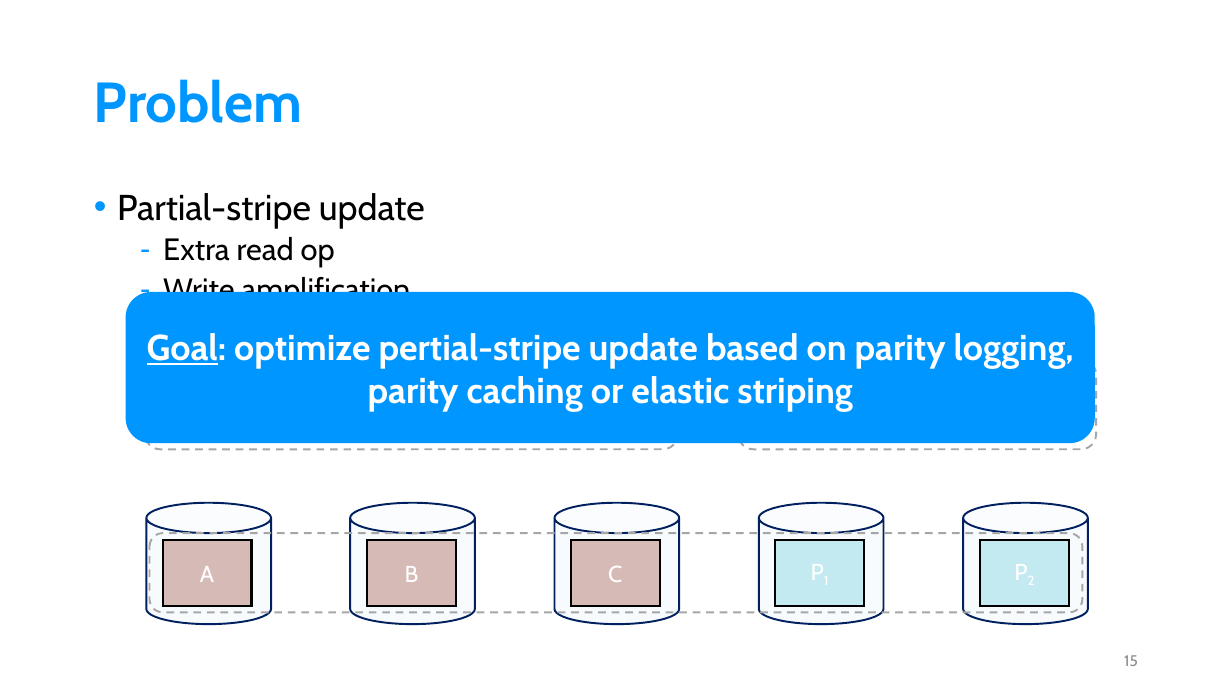
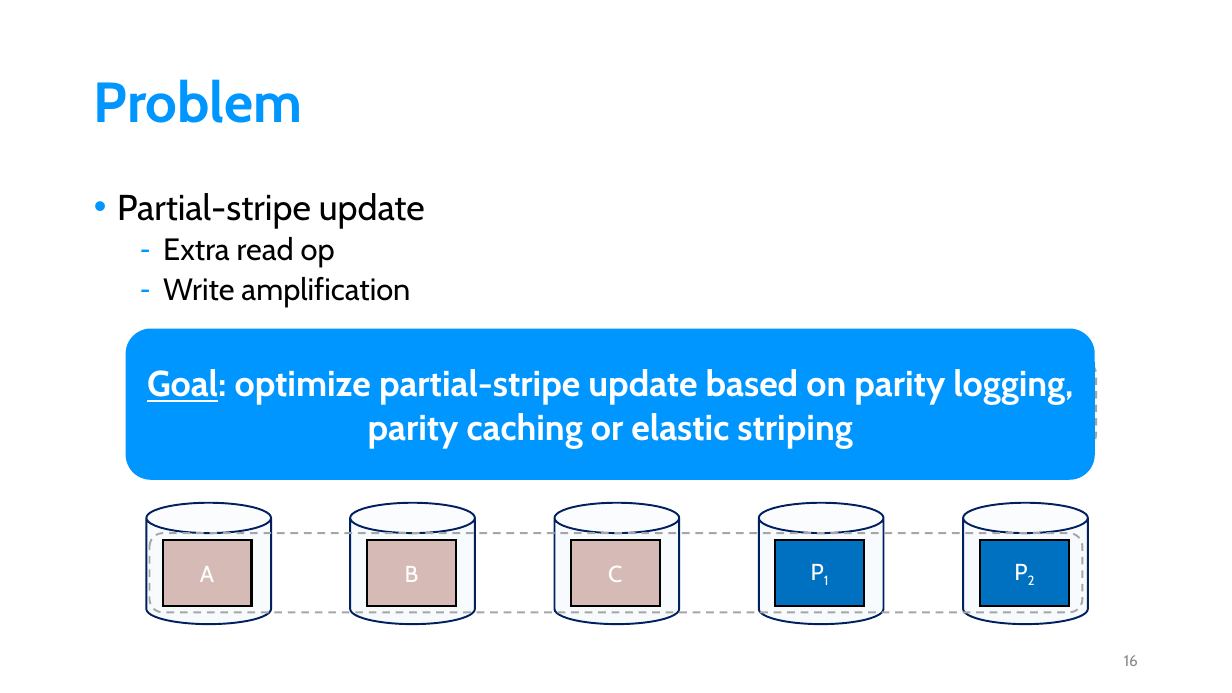
Before and after one commit to Youxu-Chen/Document-Ceph, a slide deck: slide 16 of RADOS.pptx (slide 15 before the commit). Drawn at 1232x693 pixels with LibreOffice and Linux fonts; fonts in the diff are those of the drawing. Boxes give left, top, right and bottom in pixels: in the first picture for what was removed or moved away, otherwise in the second. Text is boxed around its words. In the diff, an @@ line names an element or a change of style, - is before the commit and + after.

```diff
--- a/RADOS.pptx
+++ b/RADOS.pptx
@@ rounded rectangle "Goal: optimize partial-stripe update based ...": place and size @@
-rounded rectangle "Goal: optimize partial-stripe update based ..." at (126,292,1095,444)
+rounded rectangle "Goal: optimize partial-stripe update based ..." at (126,329,1095,481)
@@ rounded rectangle removed at (145,360,678,449) @@
@@ text in rounded rectangle at (147,369,1073,448): text changed @@
-Goal: optimize pertial-stripe update based on parity logging, parity caching or elastic striping
+Goal: optimize partial-stripe update based on parity logging, parity caching or elastic striping
@@ text in rectangle at (775,540,864,605): text added @@
+P1
@@ rectangle "P1" at (775,540,864,605): fill #C3E9F1 to #0070C0 @@
@@ rectangle "P2" at (981,540,1069,605): fill #C3E9F1 to #0070C0 @@
@@ text in rectangle at (981,540,1069,605): text added @@
+P2
@@ page number at (1124,655,1138,666): text changed @@
-15
+16
```
Also in this commit, not shown: 11 other slides changed, 1 slide added.
